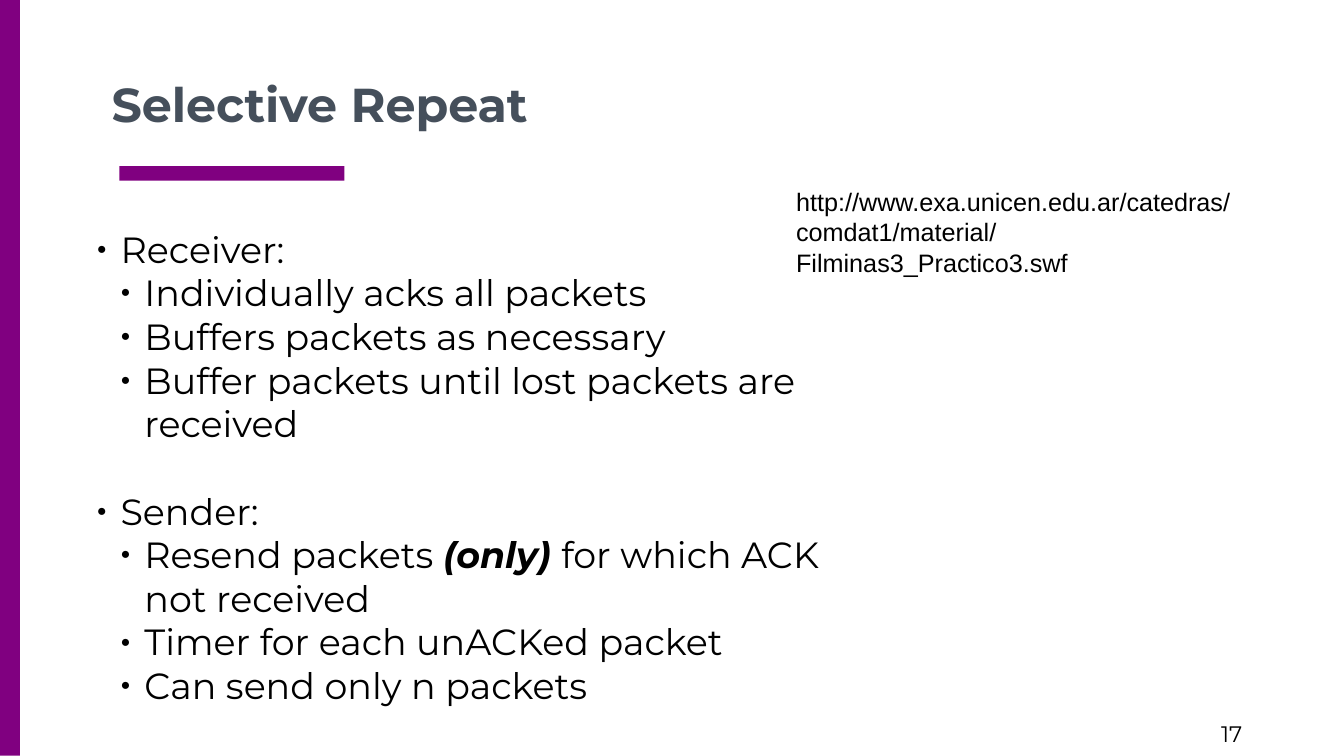
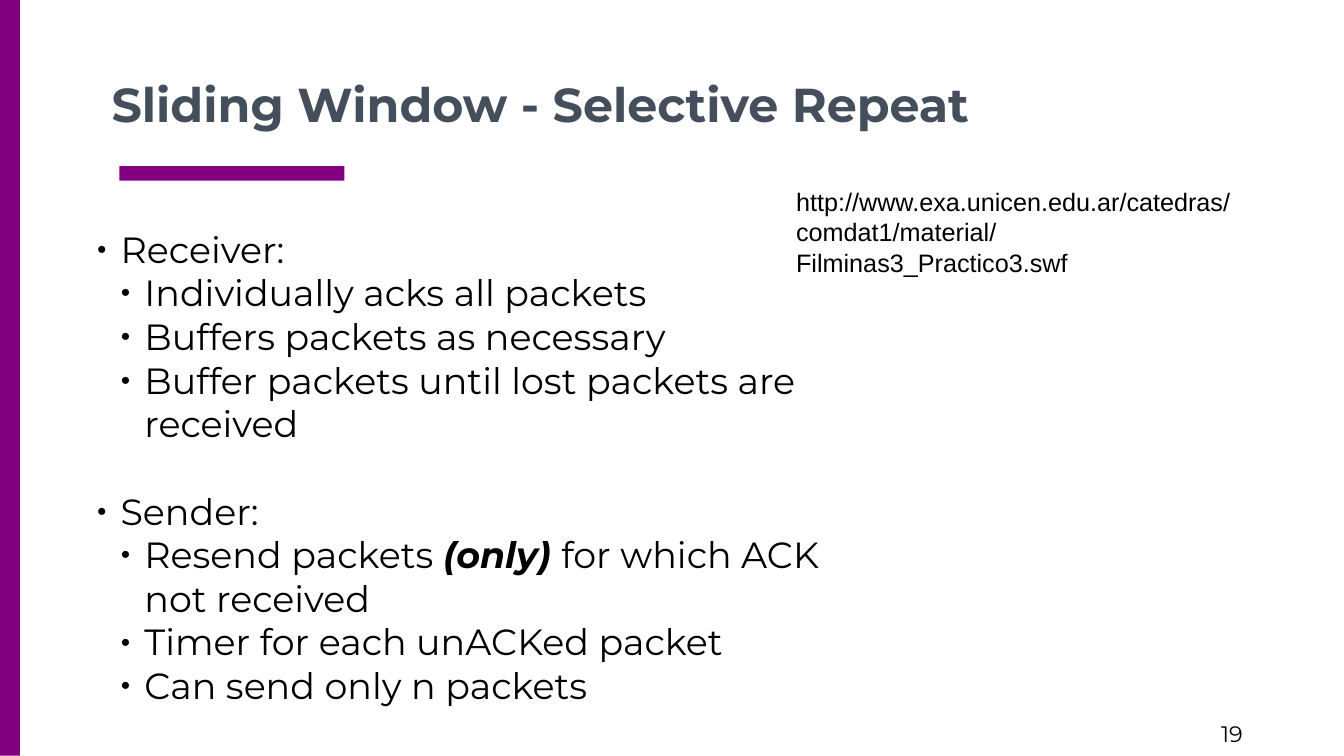
Before and after one commit to csc4200/csc4200.github.io, a slide deck: slide 19 of docs/lectures_source/class_slides-4.odp (slide 17 before the commit). Drawn at 1344x756 pixels with LibreOffice and Linux fonts; fonts in the diff are those of the drawing. Boxes give left, top, right and bottom in pixels: in the first picture for what was removed or moved away, otherwise in the second. Text is boxed around its words. In the diff, an @@ line names an element or a change of style, - is before the commit and + after.

```diff
--- a/docs/lectures_source/class_slides-4.odp
+++ b/docs/lectures_source/class_slides-4.odp
@@ text at (x1=112, y1=84, x2=969, y2=132): text changed @@
-Selective Repeat
+Sliding Window - Selective Repeat
@@ page number at (x1=1221, y1=726, x2=1243, y2=742): text changed @@
-17
+19
```
Also in this commit, not shown: 2 other slides changed, 4 slides added, 2 slides removed, 11 other files.
